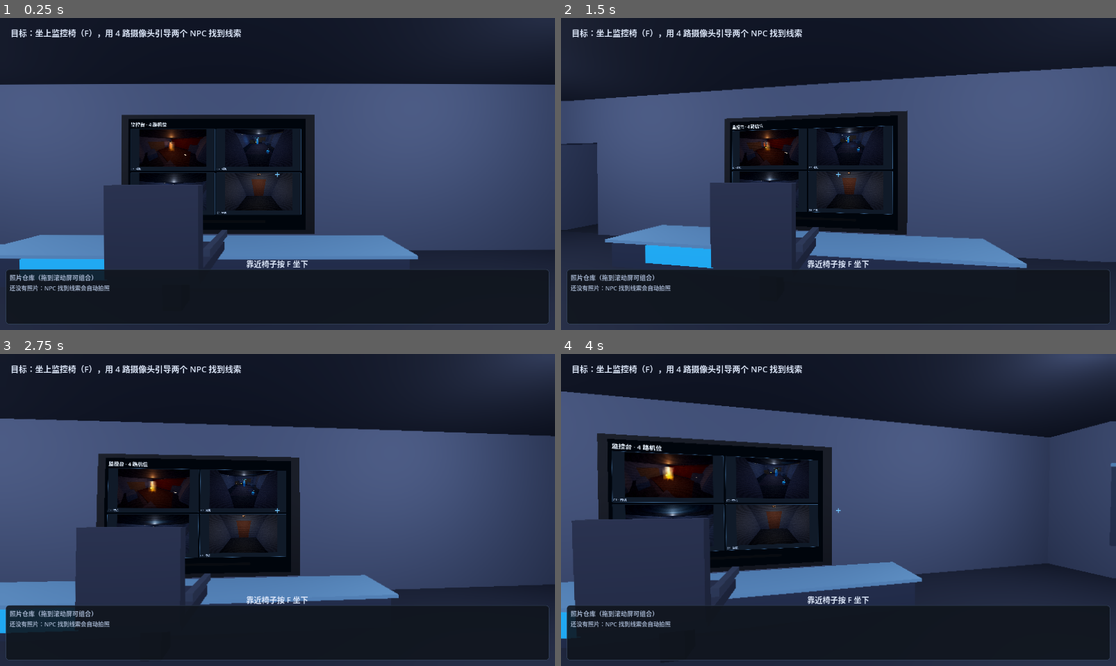
Above: before the commit, frames 1-4 (two rows, left to right).
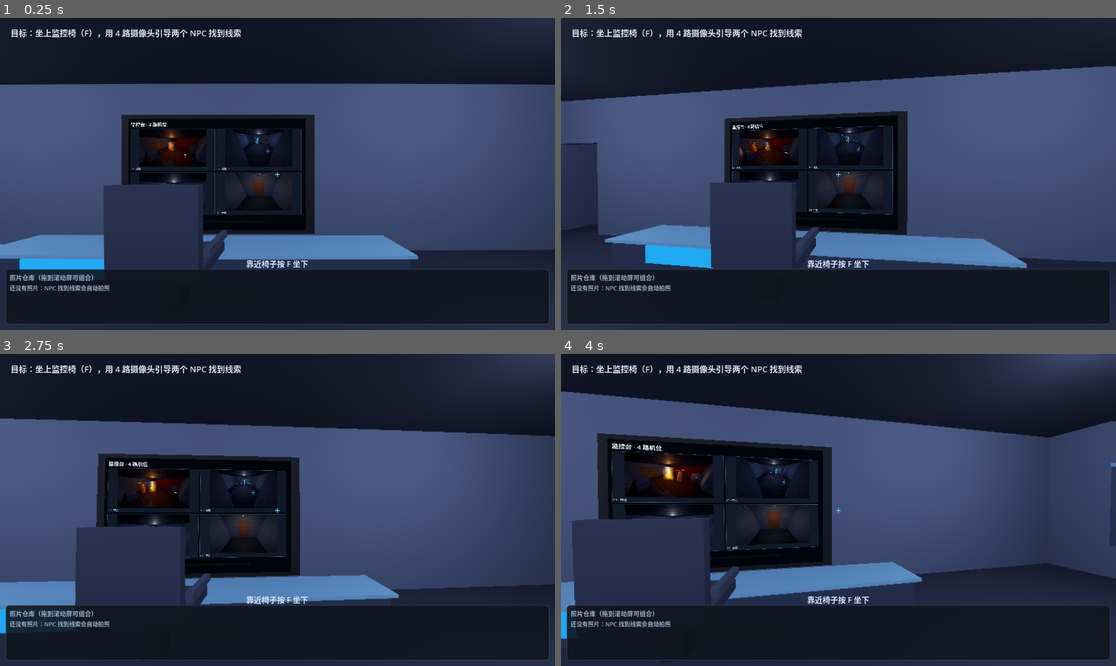
Above: after the commit, the same moments.

Repository: RequieMa/dual-faced-world
Game: Godot game, scene res://scenes/main.tscn
The game is run twice, just before and just after one commit, with the same random seed, the same clock (stepped at 60 frames per second) and the same inputs.
Inputs (mouse positions are in pixels of both pictures, inside the frame that each line leads up to):
- Up to frame 1 (0.25 s): no input
- Up to frame 2 (1.5 s): tap Enter at 0.5 s; move the mouse to (866, 174) at 0.52 s; hold Up from 0.53 s (still down); tap 2 at 0.6 s; click (866, 174) at 0.67 s; tap Space at 0.77 s; tap 3 at 0.8, 1.35 s; move the mouse to (810, 174) at 1.27 s
- Up to frame 3 (2.75 s): keep holding Up; tap Space at 1.52, 2 s; tap 4 at 1.55, 2.1 s; move the mouse to (288, 503) at 2.02 s; tap 2 at 2.3 s
- Up to frame 4 (4 s): keep holding Up; tap Enter at 2.75 s; move the mouse to (832, 516) at 2.77 s; tap 2 at 2.85 s; click (832, 516) at 2.92 s; tap Space at 3.02, 3.5, 3.77 s; tap 3 at 3.05, 3.6 s; move the mouse to (877, 513) at 3.52 s; tap 4 at 3.8 s

The runs differ from the first frame. In frame 1, less than 0.1% of the frame differs, in the area x 29-32%, y 39-43%; in frame 2, less than 0.1%; in frame 3, less than 0.1%; in frame 4, 0.2%, in the area x 18-41%, y 34-52%.

Commit message:
fix: NPC 不再贴墙巡逻或长时间原地不动
- 莽撞/谨慎各自只在自己的房间安全内圈巡逻，离墙至少 1.2m
- 导航目标 clamp 到安全内圈，火焰逃跑点按最远巡逻点轮换并沿切线绕开卡点
- 原地不动超过 5 秒强制换目标；暂停时间上限小于 5 秒
- 新增墙面/静止超时测试，test_room_demo 122 checks

Diff:
--- a/scripts/room_demo/npc_actor.gd
+++ b/scripts/room_demo/npc_actor.gd
@@ -24,6 +24,8 @@
 const ARRIVE_EPSILON := 0.08
 const AUTO_SEEK_RADIUS := 2.0
 const FIRE_AVOID_RADIUS := 4.2
+const WALL_CLEARANCE := 1.2
+const MAX_STATIONARY_SECONDS := 5.0
 const NPC_ACCEL := 5.0
 const NPC_DECEL := 8.0
 const EYE_HEIGHT := 1.45
@@ -54,6 +56,12 @@
 var _seeking_clue_id := ""
 var _fire_points: Array[Vector3] = []
 var _fire_fleeing := false
+var _fire_flee_target := Vector3.INF
+var _fire_escape_index := 0
+var _nav_min := Vector3.ZERO
+var _nav_max := Vector3.ZERO
+var _has_nav_bounds := false
+var _stationary_time := 0.0
 var _visual_built := false
 
 var _visual_root: Node3D = null
@@ -131,9 +139,11 @@
 	if delta <= 0.0:
 		return
 	_now += delta
+	var before := global_position
 	_update_vision_look(delta)
 	_update_vision_visual()
 	if _tick_fire_avoidance(delta):
+		_after_move(before, delta)
 		_update_walk_animation(delta)
 		return
 	match state:
@@ -145,7 +155,45 @@
 			_tick_seek(delta, clues)
 		STATE_SEARCH:
 			_tick_search(delta, clues)
+	_after_move(before, delta)
 	_update_walk_animation(delta)
+
+
+## 房间导航边界：避免 NPC 走到墙边甚至贴墙“面壁”。
+func set_navigation_bounds(room_min: Vector3, room_max: Vector3) -> void:
+	_nav_min = room_min + Vector3(WALL_CLEARANCE, 0, WALL_CLEARANCE)
+	_nav_max = room_max - Vector3(WALL_CLEARANCE, 0, WALL_CLEARANCE)
+	_has_nav_bounds = true
+	_fire_flee_target = Vector3.INF
+	global_position.x = clampf(global_position.x, _nav_min.x, _nav_max.x)
+	global_position.z = clampf(global_position.z, _nav_min.z, _nav_max.z)
+	_target = _clamp_target(_target)
+
+
+func _clamp_target(point: Vector3) -> Vector3:
+	if not _has_nav_bounds:
+		return point
+	return Vector3(clampf(point.x, _nav_min.x, _nav_max.x), point.y,
+		clampf(point.z, _nav_min.z, _nav_max.z))
+
+
+func _after_move(before: Vector3, delta: float) -> void:
+	if _has_nav_bounds:
+		global_position.x = clampf(global_position.x, _nav_min.x, _nav_max.x)
+		global_position.z = clampf(global_position.z, _nav_min.z, _nav_max.z)
+	var moved := Vector2(global_position.x - before.x, global_position.z - before.z).length()
+	if moved > 0.004:
+		_stationary_time = 0.0
+		return
+	_stationary_time += delta
+	if _stationary_time < MAX_STATIONARY_SECONDS:
+		return
+	# 原地卡住超过 5 秒：无论当前在 pause/search/避火，都强制换目标。
+	_stationary_time = 0.0
+	_fire_flee_target = Vector3.INF
+	velocity = Vector3.ZERO
+	_pick_waypoint()
+	_set_state(STATE_WANDER)
 
 
 ## 收到玩家激光/截图信号。超出范围或仍在“忽略期”返回 false。
@@ -166,9 +214,10 @@
 	var at := _now if now < 0.0 else now
 	if at < _ignore_until:
 		return false
-	_target = Vector3(point.x, global_position.y, point.z)
+	_target = _clamp_target(Vector3(point.x, global_position.y, point.z))
 	_signal_active = true
 	_seeking_clue_id = ""
+	_stationary_time = 0.0
 	_set_state(STATE_SEEK)
 	return true
 
@@ -252,6 +301,8 @@
 		"wasted_signals": _wasted,
 		"ignoring": is_ignoring_signals(),
 		"fire_fleeing": _fire_fleeing,
+		"stationary_time": _stationary_time,
+		"has_nav_bounds": _has_nav_bounds,
 		"vision_range": vision_range,
 		"vision_half_angle": vision_half_angle,
 		"vision_length": _vision_length,
@@ -265,7 +316,7 @@
 		return
 	if _move_toward(_target, speed, delta):
 		_state_time = randf_range(2.2, 4.5) if personality == PERSONALITY_RECKLESS \
-			else randf_range(3.0, 5.5)
+			else randf_range(2.4, 4.6)
 		_set_state(STATE_PAUSE)
 
 
@@ -312,7 +363,7 @@
 		if global_position.distance_to(point) > AUTO_SEEK_RADIUS:
 			continue
 		if sees_point(point):
-			_target = Vector3(point.x, global_position.y, point.z)
+			_target = _clamp_target(Vector3(point.x, global_position.y, point.z))
 			_seeking_clue_id = String(clue.get("id", ""))
 			_signal_active = false
 			_set_state(STATE_SEEK)
@@ -351,6 +402,7 @@
 
 ## 带加速/减速的移动；被墙/家具挡住时返回 true，让状态机换目标。
 func _move_toward(point: Vector3, move_speed: float, delta: float) -> bool:
+	point = _clamp_target(point)
 	var offset := point - global_position
 	offset.y = 0.0
 	var distance := offset.length()
@@ -387,7 +439,7 @@
 		_target = global_position
 		return
 	var index := randi() % _waypoints.size()
-	_target = _waypoints[index]
+	_target = _clamp_target(_waypoints[index])
 	if _target.is_equal_approx(global_position) and _waypoints.size() > 1:
 		_target = _waypoints[(index + 1) % _waypoints.size()]
 
@@ -408,15 +460,31 @@
 			nearest = point
 	if nearest_distance > FIRE_AVOID_RADIUS:
 		_fire_fleeing = false
+		_fire_flee_target = Vector3.INF
 		return false
 	_fire_fleeing = true
-	var away := global_position - nearest
-	away.y = 0.0
-	if away.length_squared() < 0.001:
-		away = Vector3(1, 0, 0)
-	var flee_target := global_position + away.normalized() * 3.0
-	_move_toward(flee_target, maxf(speed * 1.6, 1.8), delta)
+	# 选房间内离火最远的巡逻点；被家具挡住或贴边时轮换下一个安全点，
+	# 避免 NPC 被推到墙角/道具后面原地不动。
+	if _fire_flee_target == Vector3.INF or global_position.distance_to(_fire_flee_target) < 0.35 \
+			or _stationary_time > 0.8:
+		_fire_flee_target = _best_fire_escape_target(nearest)
+	_move_toward(_fire_flee_target, maxf(speed * 1.6, 1.8), delta)
 	return true
+
+
+func _best_fire_escape_target(fire_point: Vector3) -> Vector3:
+	var candidates: Array[Vector3] = []
+	candidates.append(Vector3((_nav_min.x + _nav_max.x) * 0.5, global_position.y,
+		(_nav_min.z + _nav_max.z) * 0.5))
+	for point in _waypoints:
+		candidates.append(_clamp_target(Vector3(point.x, global_position.y, point.z)))
+	if candidates.is_empty():
+		return _clamp_target(global_position + Vector3(1, 0, 0) * 3.0)
+	# 稳定轮换：优先最远点，卡住后换下一个。
+	candidates.sort_custom(func(a: Vector3, b: Vector3) -> bool:
+		return a.distance_to(fire_point) > b.distance_to(fire_point))
+	_fire_escape_index = (_fire_escape_index + 1) % candidates.size()
+	return candidates[_fire_escape_index]
 
 
 func _set_state(next_state: String) -> void:
--- a/scripts/room_demo/room_demo.gd
+++ b/scripts/room_demo/room_demo.gd
@@ -1287,17 +1287,22 @@
 
 
 func _build_npcs() -> void:
-	var waypoints := [
-		Vector3(-8.5, 0, -19.5), Vector3(-4.0, 0, -19.5),
-		Vector3(-8.0, 0, -15.5), Vector3(-3.0, 0, -15.5),
-		Vector3(-1.25, 0, -18.0),
-		Vector3(1.0, 0, -19.5), Vector3(7.0, 0, -19.5),
-		Vector3(2.0, 0, -15.5), Vector3(8.5, 0, -15.5),
+	# 每个 NPC 只在自己房间的“安全内圈”里巡逻，避免穿过门洞后贴着墙走或面壁。
+	var stage_waypoints := [
+		Vector3(-8.2, 0, -20.0), Vector3(-3.2, 0, -19.6),
+		Vector3(-8.0, 0, -15.4), Vector3(-3.2, 0, -15.2),
+		Vector3(-5.8, 0, -18.0),
+	]
+	var backstage_waypoints := [
+		Vector3(1.2, 0, -20.0), Vector3(8.2, 0, -20.0),
+		Vector3(1.2, 0, -15.2), Vector3(8.2, 0, -15.2),
+		Vector3(5.0, 0, -18.0),
 	]
 	var reckless = NPC_SCRIPT.new()
 	reckless.name = "NpcReckless"
-	reckless.configure("reckless", "reckless", Vector3(-7.0, 0, -18.5), waypoints)
+	reckless.configure("reckless", "reckless", Vector3(-7.0, 0, -18.5), stage_waypoints)
 	_world.add_child(reckless)
+	reckless.set_navigation_bounds(Vector3(-10, 0, -22), Vector3(-2, 0, -14))
 	reckless.clue_collected.connect(_on_clue_collected)
 	var chicken := AVATAR_LOADER.load_avatar(CHICKEN_GLB, 1.72, 180.0)
 	if chicken != null:
@@ -1305,8 +1310,9 @@
 	npcs.append(reckless)
 	var cautious = NPC_SCRIPT.new()
 	cautious.name = "NpcCautious"
-	cautious.configure("cautious", "cautious", Vector3(5.5, 0, -18.5), waypoints)
+	cautious.configure("cautious", "cautious", Vector3(5.5, 0, -18.5), backstage_waypoints)
 	_world.add_child(cautious)
+	cautious.set_navigation_bounds(Vector3(-0.5, 0, -22), Vector3(9.5, 0, -14))
 	cautious.clue_collected.connect(_on_clue_collected)
 	var soyo := AVATAR_LOADER.load_avatar(SOYO_GLB, 1.72, 180.0)
 	if soyo != null:
--- a/tests/test_room_demo.gd
+++ b/tests/test_room_demo.gd
@@ -181,6 +181,28 @@
 	_check("NPC 会远离火焰", bool(fire_npc.get_state().get("fire_fleeing", false)),
 		str(fire_npc.get_state()))
 	fire_npc.queue_free()
+
+	var wall_npc = load(NPC_SCRIPT).new()
+	root.add_child(wall_npc)
+	wall_npc.configure("npc_wall", "reckless", Vector3(0, 0, 0),
+		[Vector3(20, 0, 0), Vector3(0, 0, 20)])
+	wall_npc.set_navigation_bounds(Vector3(-10, 0, -10), Vector3(10, 0, 10))
+	wall_npc.tick(5.0, [])
+	_check("NPC 导航目标会避开墙面",
+		wall_npc.global_position.x <= 8.81 and wall_npc.global_position.z <= 8.81,
+		str(wall_npc.global_position))
+	wall_npc.queue_free()
+
+	var idle_npc = load(NPC_SCRIPT).new()
+	root.add_child(idle_npc)
+	idle_npc.configure("npc_idle", "cautious", Vector3(0, 0, 0), [Vector3(0, 0, 0)])
+	idle_npc.state = "search"
+	idle_npc._search_remaining = 99.0
+	idle_npc.tick(6.0, [])
+	_check("NPC 原地不动超过 5 秒会强制换目标",
+		String(idle_npc.get_state().get("state", "")) != "search",
+		str(idle_npc.get_state()))
+	idle_npc.queue_free()
 
 	reckless.queue_free()
 	cautious.queue_free()
Not shown, changed: docs/ROOM_DEMO.md
